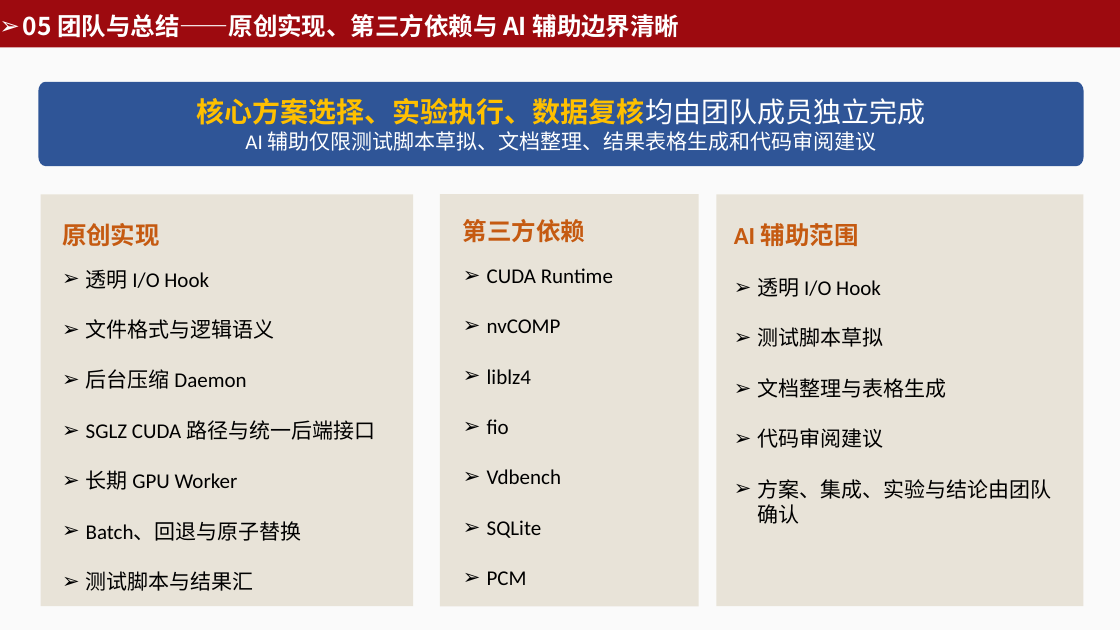
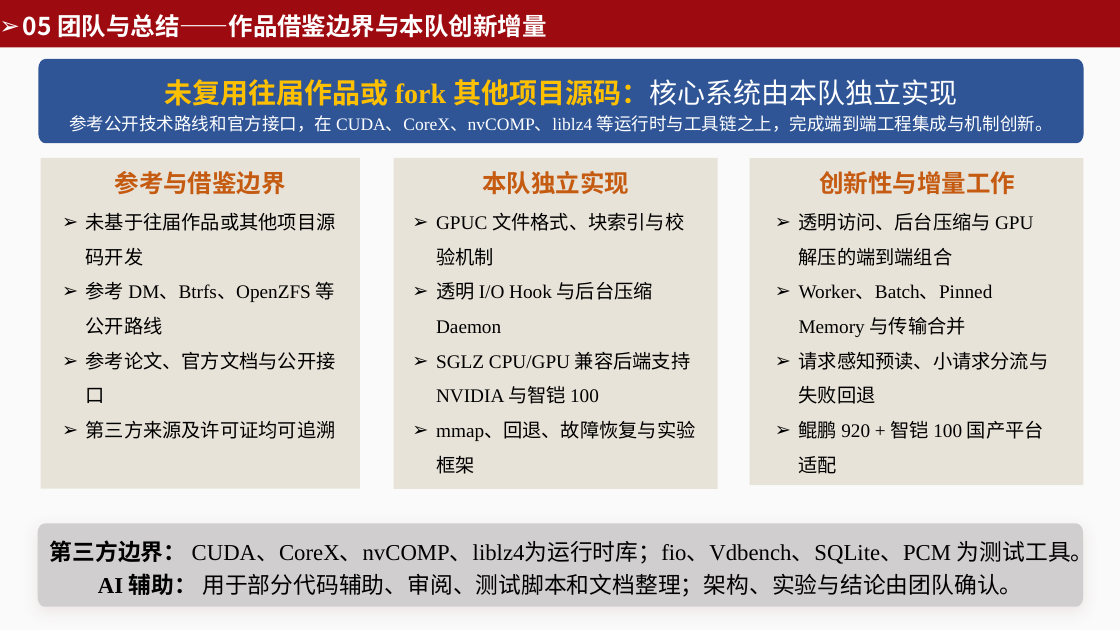
Before and after one commit to zhujiale520/GPUC, a slide deck: slide 28 of ppt/GPUC 项目答辩 — 基于 GPU 的透明存储压缩卸载系统.pptx (slide 26 before the commit). Drawn at 1120x630 pixels with LibreOffice and Linux fonts; fonts in the diff are those of the drawing. Boxes give left, top, right and bottom in pixels: in the first picture for what was removed or moved away, otherwise in the second. Text is boxed around its words. In the diff, an @@ line names an element or a change of style, - is before the commit and + after.

Commit message:
docs: 定稿决赛文档与答辩材料

```diff
--- a/ppt/GPUC 项目答辩 — 基于 GPU 的透明存储压缩卸载系统.pptx
+++ b/ppt/GPUC 项目答辩 — 基于 GPU 的透明存储压缩卸载系统.pptx
@@ text at <box>23,14,546,38</box>: text changed @@
-➢ 05 团队与总结——原创实现、第三方依赖与 AI 辅助边界清晰
+➢ 05 团队与总结——作品借鉴边界与本队创新增量
@@ freeform shape "未复用往届作品或 fork 其他项目源码：核心系统由本队独立实现": place and size @@
-freeform shape "未复用往届作品或 fork 其他项目源码：核心系统由本队独立实现" at <box>38,82,1083,166</box>
+freeform shape "未复用往届作品或 fork 其他项目源码：核心系统由本队独立实现" at <box>38,59,1083,144</box>
@@ text in freeform shape at <box>69,79,1053,132</box>: text changed; size 24 to 20 pt; font Calibri to Times New Roman @@
-核心方案选择、实验执行、数据复核均由团队成员独立完成
-AI 辅助仅限测试脚本草拟、文档整理、结果表格生成和代码审阅建议
+未复用往届作品或 fork 其他项目源码：核心系统由本队独立实现
+参考公开技术路线和官方接口，在 CUDA、CoreX、nvCOMP、liblz4 等运行时与工具链之上，完成端到端工程集成与机制创新。
@@ rectangle: place and size @@
-rectangle at <box>41,194,413,606</box>
+rectangle at <box>41,158,360,489</box>
@@ text added at <box>115,171,286,195</box>, 28 pt, text #C55A11, bold @@
+参考与借鉴边界
@@ rectangle: place and size @@
-rectangle at <box>440,194,699,606</box>
+rectangle at <box>394,158,717,489</box>
@@ text added at <box>482,171,629,194</box>, 28 pt, text #C55A11, bold @@
+本队独立实现
@@ rectangle: place and size @@
-rectangle at <box>716,194,1083,606</box>
+rectangle at <box>750,158,1083,485</box>
@@ text added at <box>819,171,1015,194</box>, 28 pt, text #C55A11, bold @@
+创新性与增量工作
@@ text removed at <box>62,223,375,591</box> @@
-原创实现
-➢ 透明 I/O Hook
-➢ 文件格式与逻辑语义
-➢ 后台压缩 Daemon
-➢ SGLZ CUDA 路径与统一后端接口
-➢ 长期 GPU Worker
-➢ Batch、回退与原子替换
-➢ 测试脚本与结果汇
@@ text added at <box>86,213,336,439</box>, 22 pt, text #000000 @@
+➢ 未基于往届作品或其他项目源码开发
+➢ 参考 DM、Btrfs、OpenZFS 等公开路线
+➢ 参考论文、官方文档与公开接口
+➢ 第三方来源及许可证均可追溯
@@ text added at <box>436,212,695,474</box>, 22 pt, text #000000 @@
+➢ GPUC 文件格式、块索引与校验机制
+➢ 透明 I/O Hook 与后台压缩 Daemon
+➢ SGLZ CPU/GPU 兼容后端支持 NVIDIA 与智铠 100
+➢ mmap、回退、故障恢复与实验框架
@@ text removed at <box>463,219,613,585</box> @@
-第三方依赖
-➢ CUDA Runtime
-➢ nvCOMP
-➢ liblz4
-➢ fio
-➢ Vdbench
-➢ SQLite
-➢ PCM
@@ text removed at <box>734,223,1052,524</box> @@
-AI 辅助范围
-➢ 透明 I/O Hook
-➢ 测试脚本草拟
-➢ 文档整理与表格生成
-➢ 代码审阅建议
-➢ 方案、集成、实验与结论由团队确认
@@ text added at <box>799,213,1049,474</box>, 22 pt, text #000000 @@
+➢ 透明访问、后台压缩与 GPU 解压的端到端组合
+➢ Worker、Batch、Pinned Memory 与传输合并
+➢ 请求感知预读、小请求分流与失败回退
+➢ 鲲鹏 920 + 智铠 100 国产平台适配
@@ freeform shape added at <box>38,523,1083,607</box>, fill #D0CECE, 26 pt, text #000000 @@
+第三方边界： CUDA、CoreX、nvCOMP、liblz4为运行时库；fio、Vdbench、SQLite、PCM 为测试工具。
+AI 辅助： 用于部分代码辅助、审阅、测试脚本和文档整理；架构、实验与结论由团队确认。
```
Also in this commit, not shown: 14 other slides changed, 7 slides added, 5 slides removed, 10 other files.
